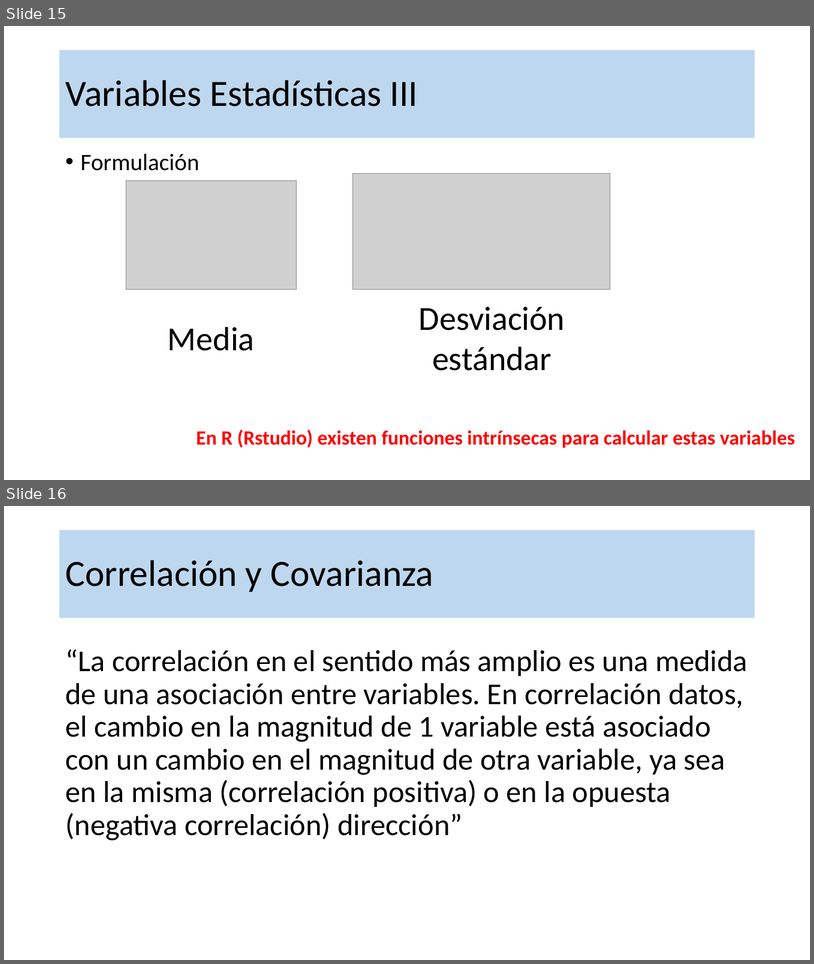
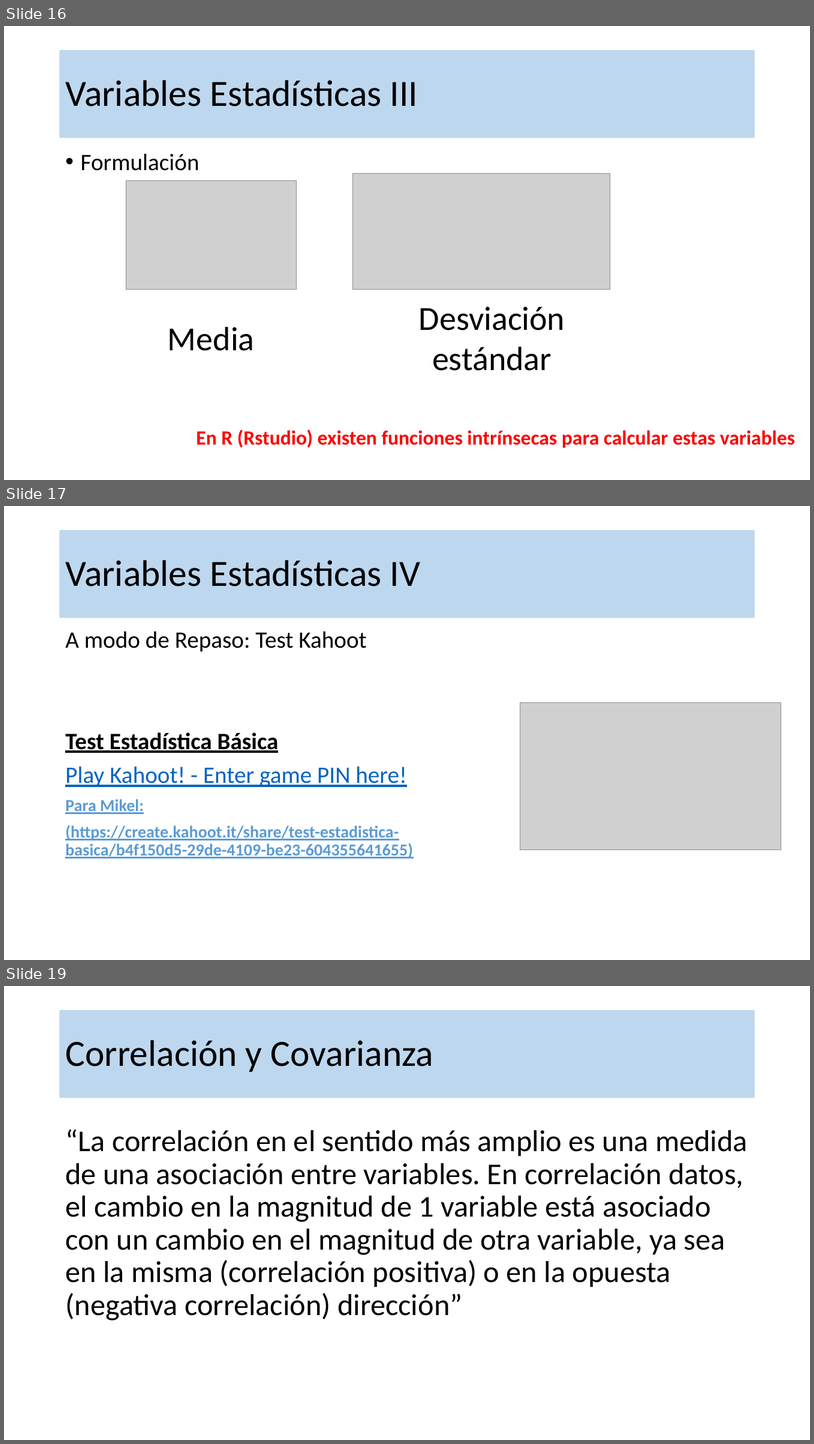
Before and after one commit to robgaray/EESIA_Consumo_Analisis_Datos_2021, a slide deck: 1_Presentaciones/Sesion_2_Teoría.pptx. Shown one above the other, each under a label of ours: slides 15 and 16 before the commit, slides 16, 17 and 19 after it; the slides between them are not shown. The pictures are 814x964 and 814x1444 pixels, drawn with LibreOffice and Linux fonts; fonts in the diff are those of the drawing; grey boxes stand for pictures; background and template pictures are left out. Boxes give left, top, right and bottom in pixels: in the first picture for what was removed or moved away, otherwise in the second. Text is boxed around its words. In the diff, an @@ line names an element or a change of style, - is before the commit and + after.

```diff
--- a/1_Presentaciones/Sesion_2_Teoría.pptx
+++ b/1_Presentaciones/Sesion_2_Teoría.pptx
@@ slide 17 added at (x1=4, y1=506, x2=810, y2=960), background #FFFFFF @@
@@ title added at (x1=60, y1=530, x2=755, y2=618), fill #BDD7EE, 44 pt, text #000000 @@
+Variables Estadísticas IV
@@ text added at (x1=65, y1=631, x2=413, y2=858), 20 pt, text #5B9BD5, bold, underline @@
+A modo de Repaso: Test Kahoot
+Test Estadística Básica
+Play Kahoot! - Enter game PIN here!
+Para Mikel:
+(https://create.kahoot.it/share/test-estadistica-basica/b4f150d5-29de-4109-be23-604355641655)
@@ picture added at (x1=520, y1=703, x2=782, y2=850) @@
@@ what was slide 15 is now slide 16 @@
@@ what was slide 16 is now slide 19 @@
```
Also in this commit, not shown: 4 slides changed, 8 other slides added, 1 other file.
